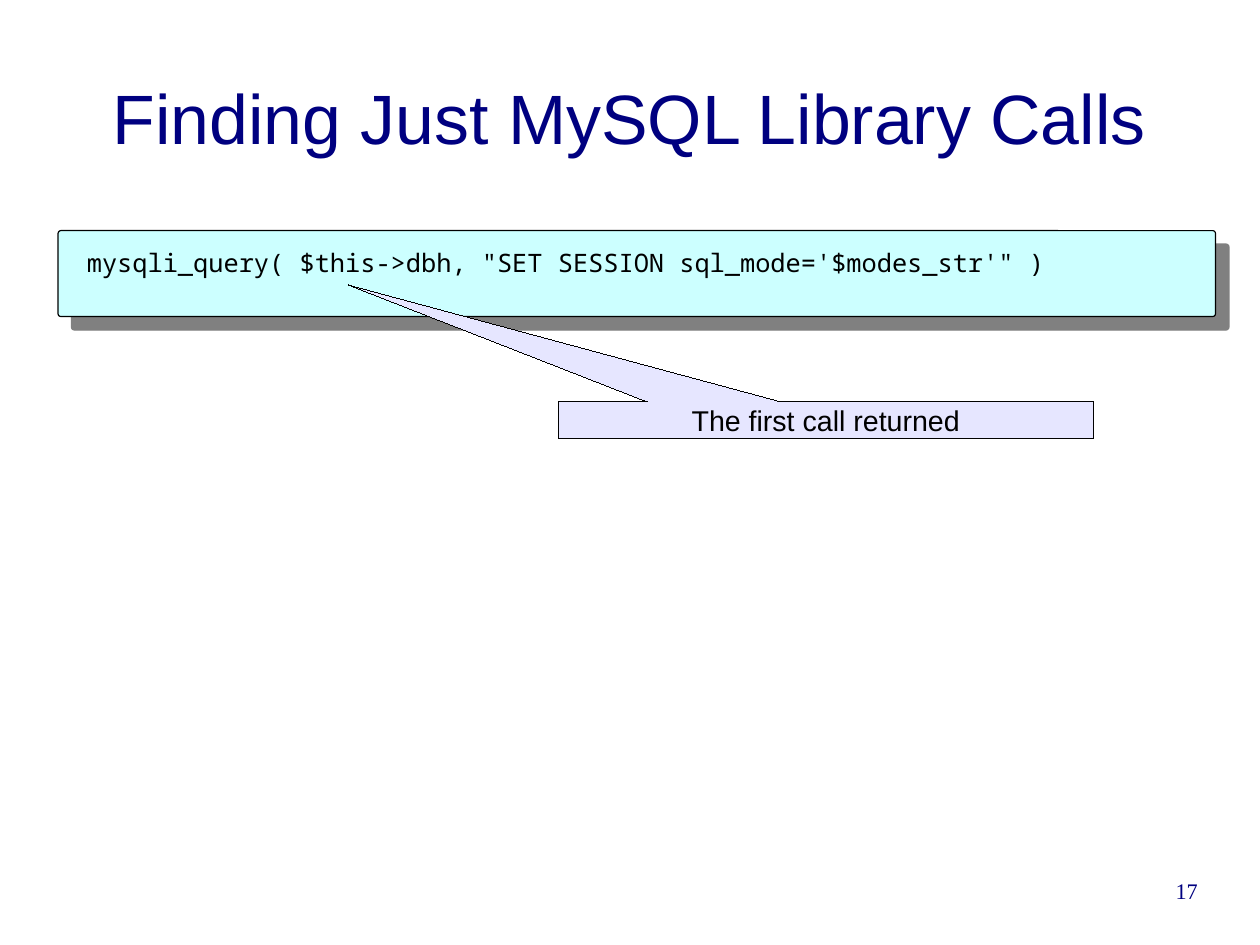
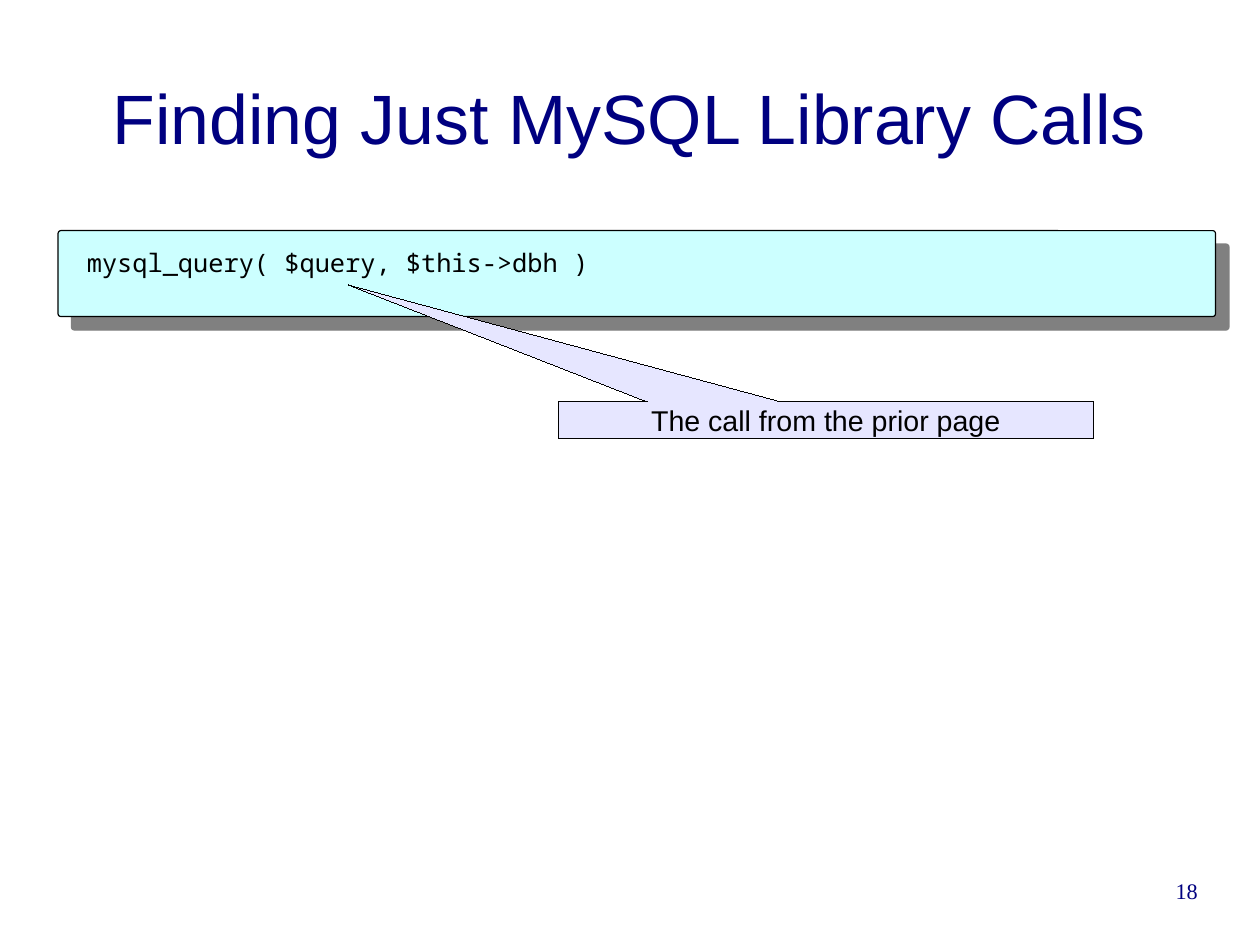
Before and after one commit to cwi-swat/rascal-course-pldi-2015, a slide deck: slide 18 of presentations/PHP-analysis.odp (slide 17 before the commit). Drawn at 1260x945 pixels with LibreOffice and Linux fonts; fonts in the diff are those of the drawing; background and template pictures are left out. Boxes give left, top, right and bottom in pixels: in the first picture for what was removed or moved away, otherwise in the second. Text is boxed around its words. In the diff, an @@ line names an element or a change of style, - is before the commit and + after.

```diff
--- a/presentations/PHP-analysis.odp
+++ b/presentations/PHP-analysis.odp
@@ text at (x1=87, y1=252, x2=558, y2=279): text changed @@
-mysqli_query( $this->dbh, "SET SESSION sql_mode='$modes_str'" )
+mysql_query( $query, $this->dbh )
@@ text in speech box at (x1=651, y1=410, x2=1001, y2=437): text changed @@
-The first call returned
+The call from the prior page
@@ page number at (x1=1176, y1=884, x2=1198, y2=900): text changed @@
-17
+18
```
Also in this commit, not shown: 10 other slides changed, 2 slides added, 1 slide removed, 1 other file.
